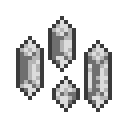
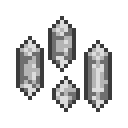
Layers edited between the first and the second 128 x 128 image:
painted on "4" over [24,28,108,100]
